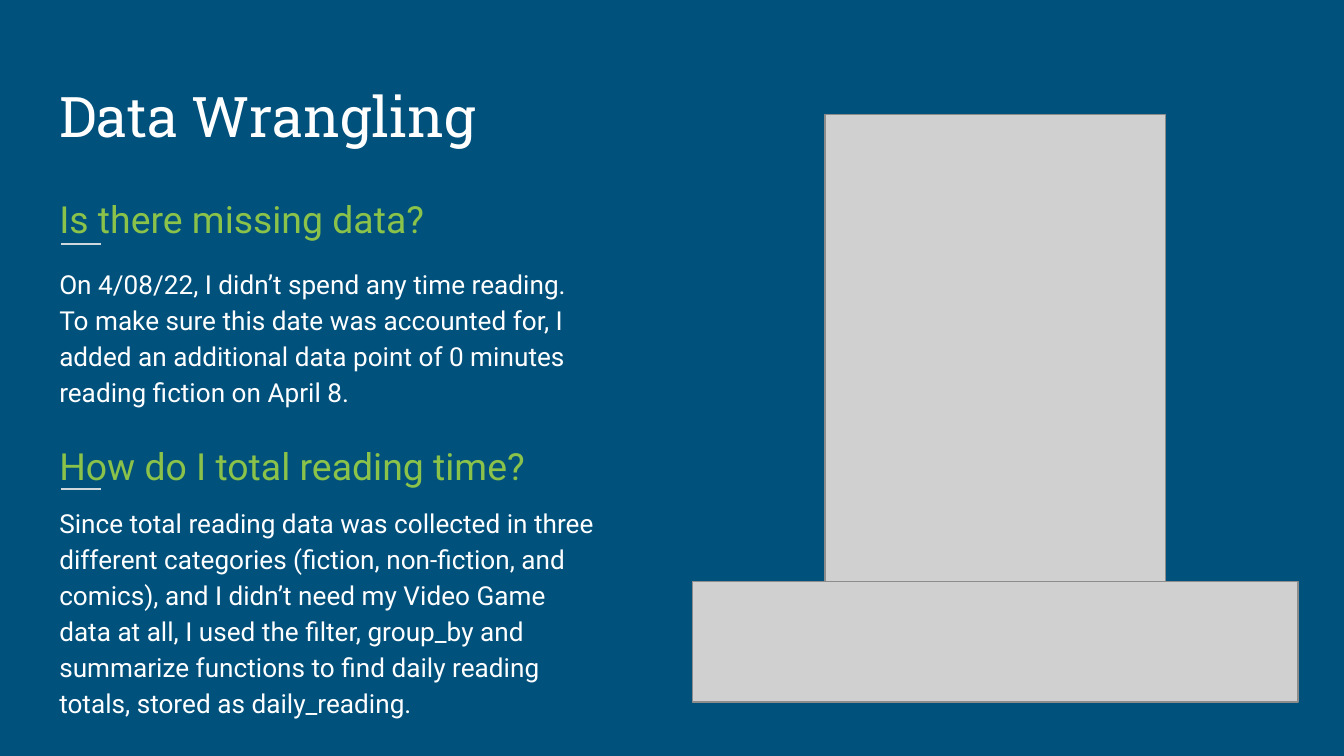
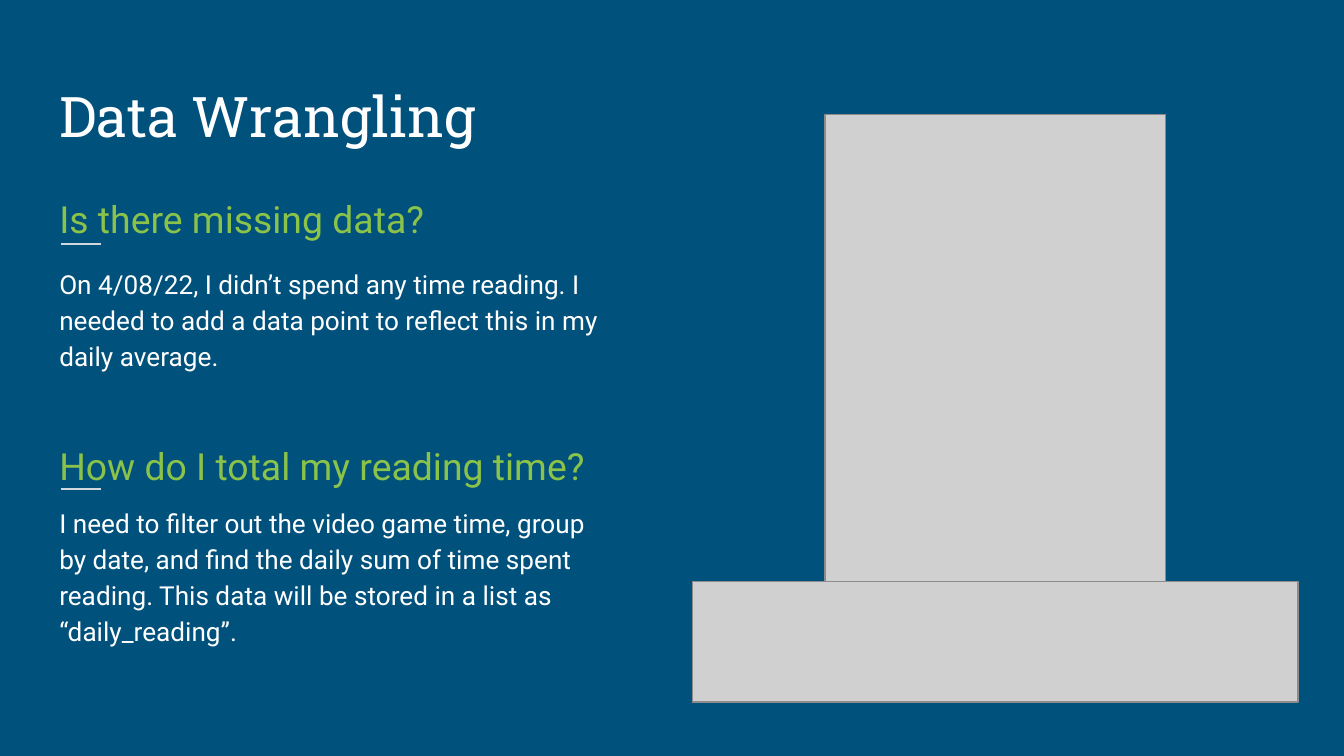
Before and after one commit to DoctorFarmer/DataScienceDegree, a slide deck: slide 5 of Data211 Project.pptx. Drawn at 1344x756 pixels with LibreOffice and Linux fonts; fonts in the diff are those of the drawing; grey boxes stand for pictures. Boxes give left, top, right and bottom in pixels: in the first picture for what was removed or moved away, otherwise in the second. Text is boxed around its words. In the diff, an @@ line names an element or a change of style, - is before the commit and + after.

```diff
--- a/Data211 Project.pptx
+++ b/Data211 Project.pptx
@@ text at (59, 274, 597, 372): text changed @@
-On 4/08/22, I didn’t spend any time reading. To make sure this date was accounted for, I added an additional data point of 0 minutes reading fiction on April 8.
+On 4/08/22, I didn’t spend any time reading. I needed to add a data point to reflect this in my daily average.
@@ text at (59, 452, 585, 490): text changed @@
-How do I total reading time?
+How do I total my reading time?
@@ text at (59, 513, 584, 647): text changed @@
-Since total reading data was collected in three different categories (fiction, non-fiction, and comics), and I didn’t need my Video Game data at all, I used the filter, group_by and summarize functions to find daily reading totals, stored as daily_reading.
+I need to filter out the video game time, group by date, and find the daily sum of time spent reading. This data will be stored in a list as “daily_reading”.
```
Also in this commit, not shown: 4 other slides changed.
